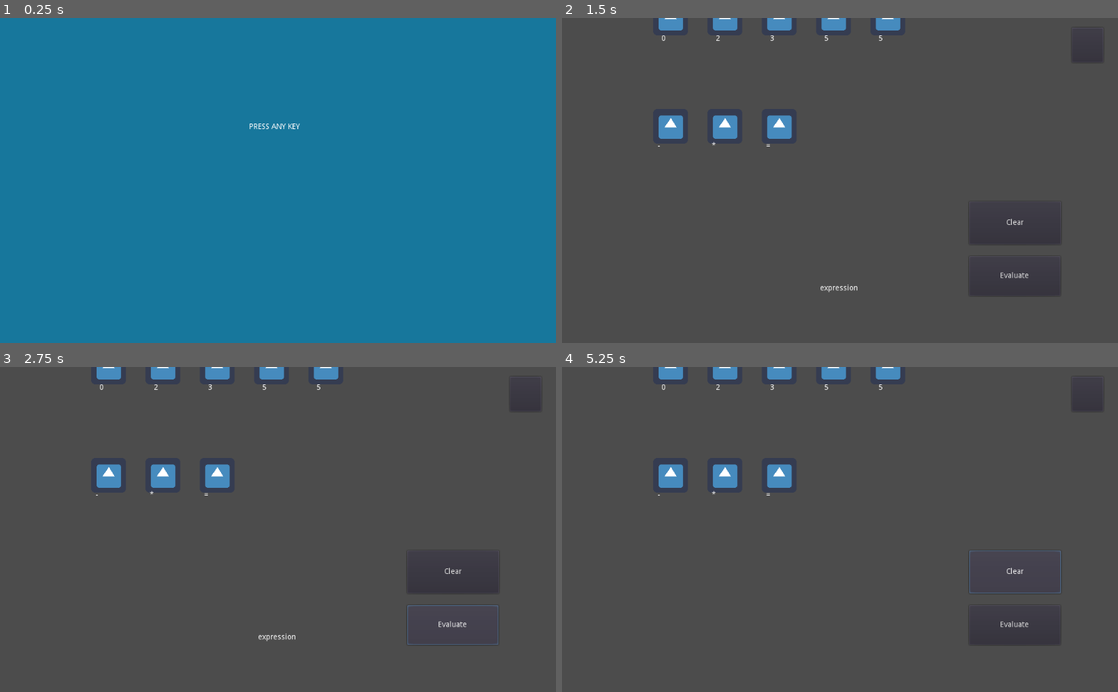
Above: before the commit, frames 1-4 (two rows, left to right).
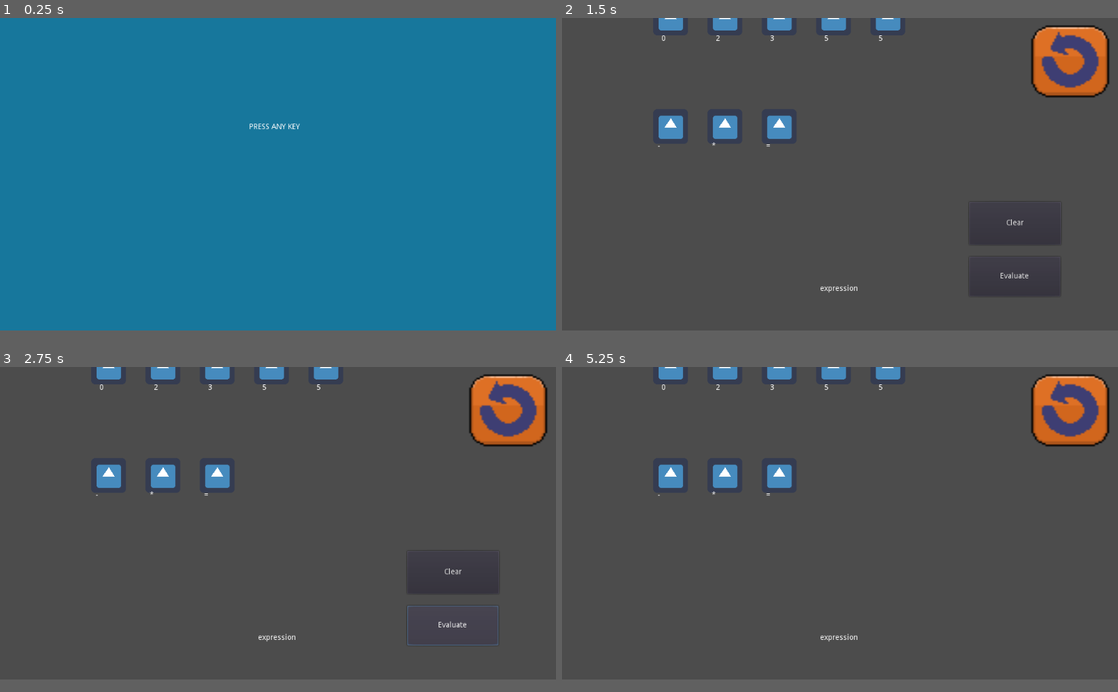
Above: after the commit, the same moments.

Repository: MilosPetrovic4/EqualQuest
Game: Godot game, scene res://Menu.tscn
The game is run twice, just before and just after one commit, with the same random seed, the same clock (stepped at 60 frames per second) and the same inputs. The engine's default icon, where the game draws it, is replaced by a stand-in: a white triangle on a blue panel in a dark square.
Inputs (mouse positions are in pixels of both pictures, inside the frame that each line leads up to; where the layout moved, square brackets give the same spot in the first picture):
- Up to frame 1 (0.25 s): no input
- Up to frame 2 (1.5 s): tap Enter at 0.5 s; move the mouse to (962, 164) at 0.52 s; click (962, 164) at 0.67 s; click "1" at 1.25 s
- Up to frame 3 (2.75 s): click "Evaluate" at 2 s
- Up to frame 4 (5.25 s): click (1067, 412) [1090, 393] at 2.75 s; click (1067, 412) [1090, 393] at 3.5 s; click (1067, 412) [1090, 393] at 4.25 s; click (1012, 571) at 5 s, where only the run before the commit has a clickable "Clear"
In our replay, the window is 800x468 before the commit and 800x450 after it. These sizes can differ from the game's own. Grey fills any space a smaller window leaves; there, only what the larger window draws over its background counts as a difference.

The runs differ from the first frame. In frame 1, less than 0.1% of the frame differs, in the area x 44-54%, y 32-35%; in frame 2, 3.1%; in frame 3, 3.2%; in frame 4, 3.3%, in the area x 17-99%, y 2-86%.
Error before the commit: Invalid get index '0' (on base: 'String'). (res://main.gd:126)
Error after the commit: Invalid get index '0' (on base: 'String'). (res://main.gd:119)

Commit message:
first try at a button

Diff:
--- a/main.gd
+++ b/main.gd
@@ -109,19 +109,12 @@
 
 # Checks that expression is valid
 func validate_expression(equation : String) -> bool:
-#	var pattern = "^\\d+(\\s*[\\+\\-\\*/]\\s*\\d+)*\\s*=\\s*\\d+$"
-#	var regex = RegEx.new()
-#	regex.compile(pattern)
-#	return regex.search(expression) != null
 	var equals_count = 0
 	var equals = ["=", ">", "<"]
 	var operators = ["=", ">", "+", "-", "*"]
 	var digits = ["0", "1", "2", "3", "4", "5", "6", "7", "8", "9"]
 	var last_char_op = false
 
-	print("length: ")
-	print(equation.length())
-
 	# Checks first and last characters are digits
 	if !(equation[0] in digits) || !(equation[equation.length() - 1] in digits):
 		return false
@@ -130,17 +123,14 @@
 		var curr_char = equation[i]
 
 		if curr_char in operators && last_char_op == true:
-			print("two ops in a row")
 			return false
 
 		elif curr_char in operators && last_char_op == false:
-			print("found operator")
 			last_char_op = true
 			if curr_char in equals:
 				equals_count += 1
 
 		else:
-			print("no operator")
 			last_char_op = false
 
 	# Checks that there is only 1 equality oeprator
@@ -149,7 +139,6 @@
 
 	# All tests passed return true
 	return true
-
 
 # evaluate expression button
 func _on_evaluate_pressed() -> void:
@@ -229,7 +218,7 @@
 func clear_level() -> void:
 	# Iterates through every child in the scene and removes if not label or button
 	for child in get_children():
-		if child is Button or child is Label:
+		if child is TextureButton or child is Label:
 			continue
 		else:
 			child.queue_free()
--- a/main.tscn
+++ b/main.tscn
@@ -1,6 +1,8 @@
-[gd_scene load_steps=2 format=2]
+[gd_scene load_steps=4 format=2]
 
+[ext_resource path="res://Art/Buttons/restart-button-idle.png" type="Texture" id=1]
 [ext_resource path="res://main.gd" type="Script" id=2]
+[ext_resource path="res://Art/Buttons/restart-button-clicked.png" type="Texture" id=3]
 
 [node name="game" type="Node2D"]
 script = ExtResource( 2 )
@@ -28,11 +30,14 @@
 margin_bottom = 418.0
 text = "Clear"
 
-[node name="restart" type="Button" parent="."]
-margin_left = 939.0
-margin_top = 18.0
-margin_right = 997.0
-margin_bottom = 82.0
+[node name="restart" type="TextureButton" parent="."]
+margin_left = 832.0
+margin_top = -16.0
+margin_right = 1040.0
+margin_bottom = 176.0
+texture_normal = ExtResource( 1 )
+texture_hover = ExtResource( 3 )
+expand = true
 
 [connection signal="pressed" from="evaluate" to="." method="_on_evaluate_pressed"]
 [connection signal="pressed" from="clear" to="." method="_on_clear_pressed"]
--- a/project.godot
+++ b/project.godot
@@ -18,6 +18,10 @@
 
 Global="*res://Global.gd"
 
+[display]
+
+window/size/height=576
+
 [gui]
 
 common/drop_mouse_on_gui_input_disabled=true
Binary file added: Art/Buttons/restart-button-clicked.aseprite
Binary file added: Art/Buttons/restart-button-clicked.png
Not shown, changed: Art/Buttons/restart-button-clicked.png.import
Binary file added: Art/Buttons/restart-button-idle.png
Not shown, changed: Art/Buttons/restart-button-idle.png.import
Binary file added: Art/Buttons/restart-button.aseprite
Binary file added: Art/Buttons/rough-drafts.aseprite
Binary file removed: Art/equals_sign.png
Not shown, removed: Art/one_num.png.import
Binary file removed: Art/plus_sign.png
Binary file added: Art/restart-button.aseprite
Binary file removed: Art/two_num.png
(and 1 more such lines)
